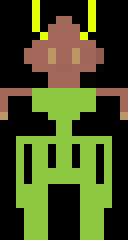
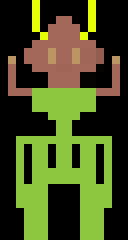
Layer changes from the first w=128, h=240 image to the second:
added group "falling" with 1 layers above "standing" over 8, 56, 120, 88
added layer "Layer 1" (1st of 2, in "falling") in group "falling" over 8, 56, 120, 88
moved "Layer 1" (2nd of 2, in "standing") into group "standing" over 0, 56, 128, 120
